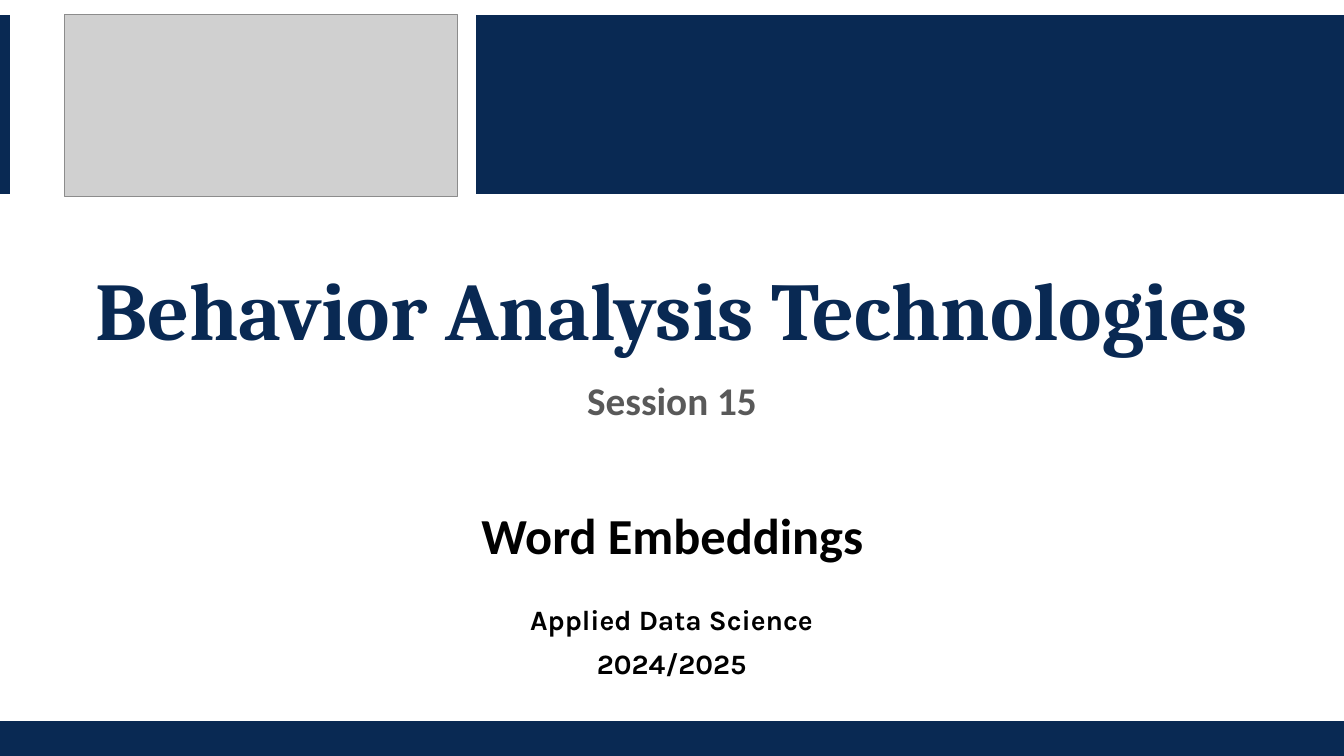
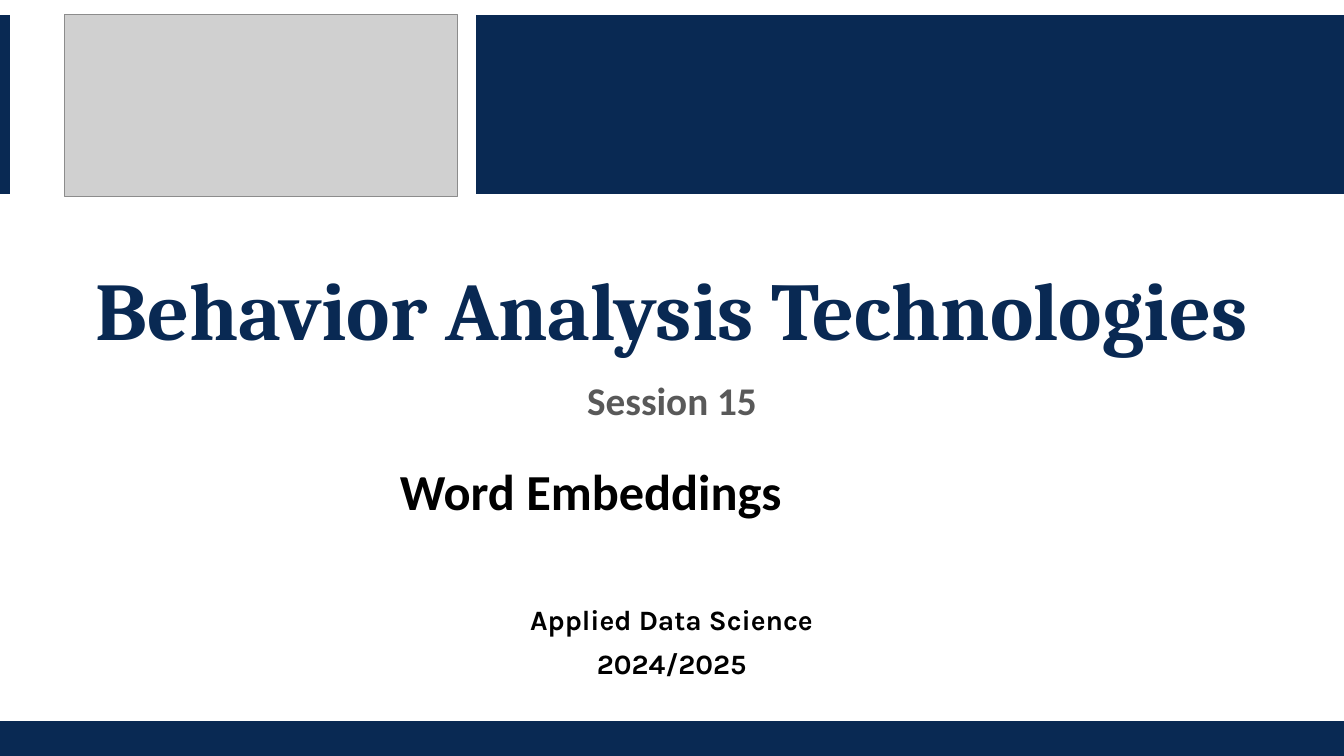
Before and after one commit to LCDA-UCP/tac-hands-on, a slide deck: slide 1 of lectures/TAC-Session15.pptx. Drawn at 1344x756 pixels with LibreOffice and Linux fonts; fonts in the diff are those of the drawing; grey boxes stand for pictures. Boxes give left, top, right and bottom in pixels: in the first picture for what was removed or moved away, otherwise in the second. Text is boxed around its words. In the diff, an @@ line names an element or a change of style, - is before the commit and + after.

```diff
--- a/lectures/TAC-Session15.pptx
+++ b/lectures/TAC-Session15.pptx
@@ text "Word Embeddings": place and size @@
-text "Word Embeddings" at bbox=[481, 518, 863, 563]
+text "Word Embeddings" at bbox=[400, 474, 781, 519]
```
Also in this commit, not shown: 1 other slide changed, 2 other files.
